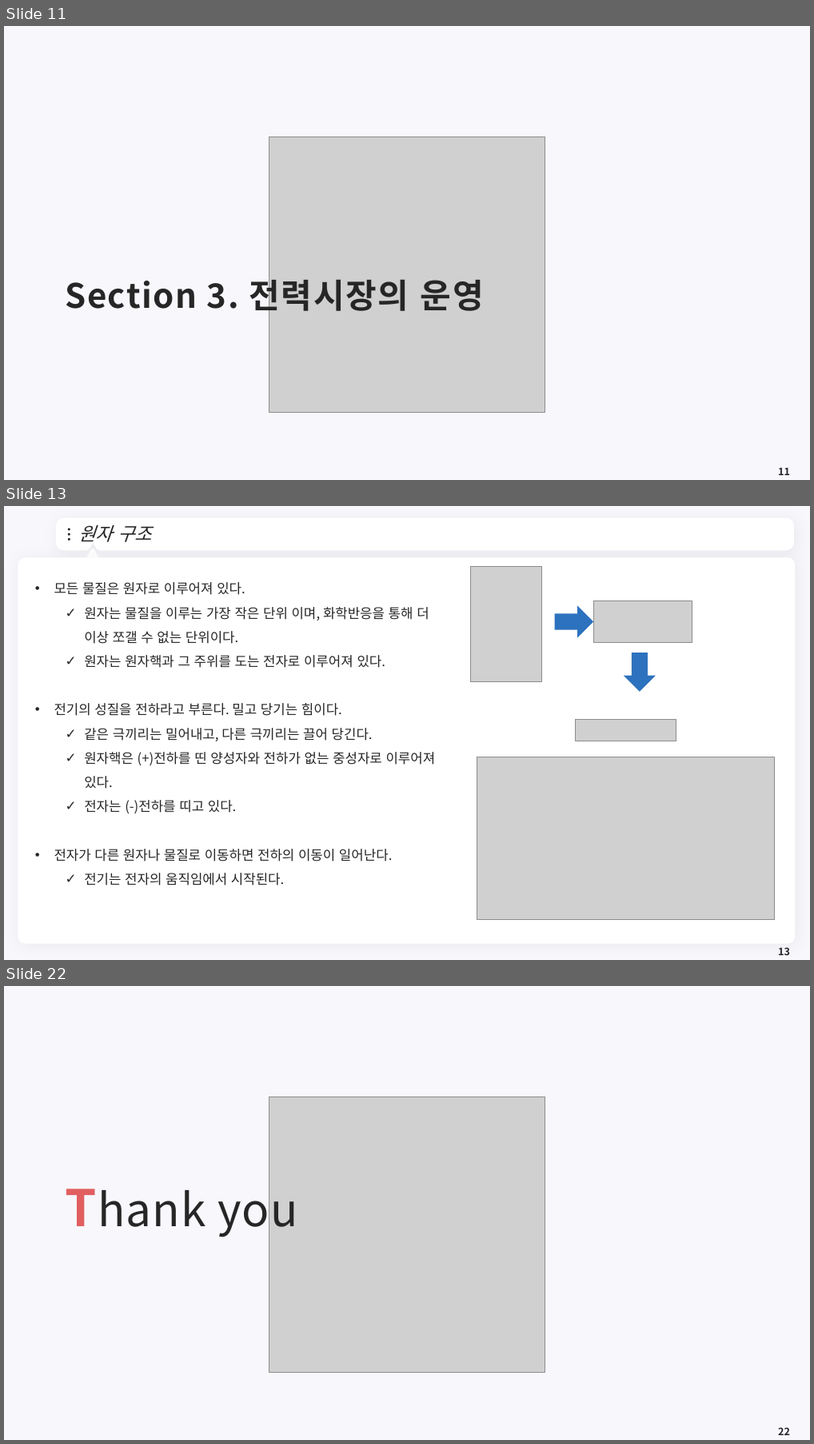
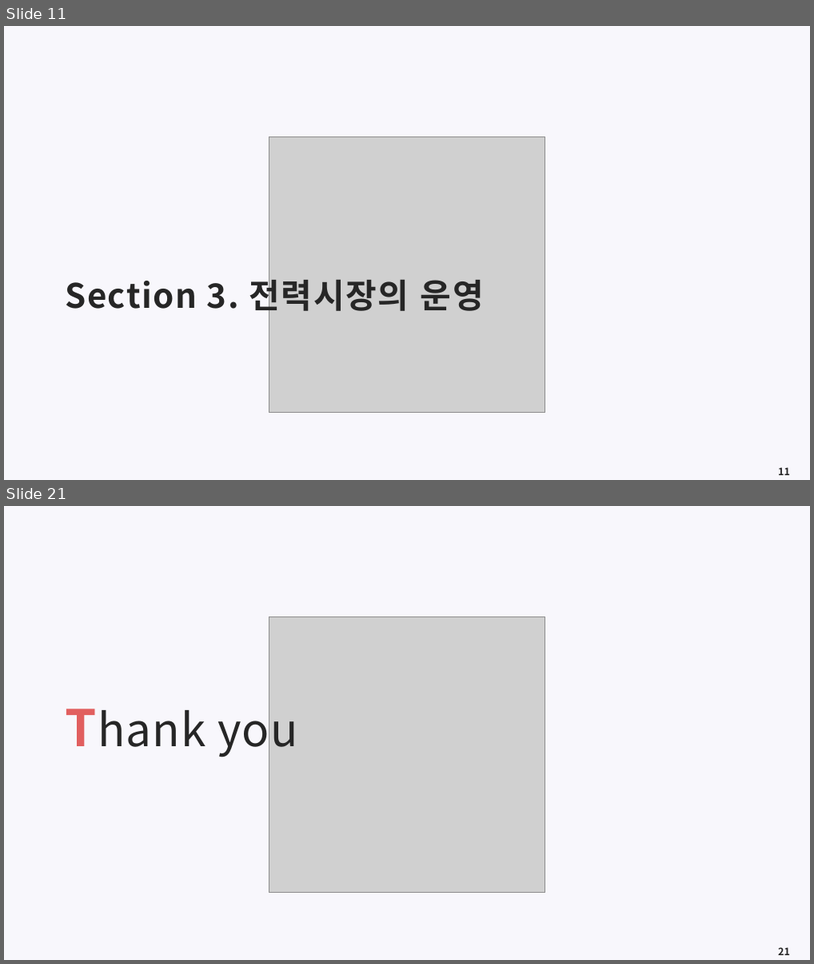
Before and after one commit to meandthey/Teaching, a slide deck: 에너지경제학/자원에너지경제학_Chapter_7 (전력시장).pptx. Shown one above the other, each under a label of ours: slides 11, 13 and 22 before the commit, slides 11 and 21 after it; the slides between them are not shown. The pictures are 814x1444 and 814x964 pixels, drawn with LibreOffice and Linux fonts; fonts in the diff are those of the drawing; grey boxes stand for pictures; background and template pictures are left out. Boxes give left, top, right and bottom in pixels: in the first picture for what was removed or moved away, otherwise in the second. Text is boxed around its words. In the diff, an @@ line names an element or a change of style, - is before the commit and + after.

```diff
--- a/에너지경제학/자원에너지경제학_Chapter_7 (전력시장).pptx
+++ b/에너지경제학/자원에너지경제학_Chapter_7 (전력시장).pptx
@@ slide 13 removed at bbox=[4, 506, 810, 960], background #F8F7FC @@
@@ freeform shape removed at bbox=[59, 521, 792, 548] @@
@@ ellipse removed at bbox=[68, 528, 70, 531] @@
@@ title removed at bbox=[78, 525, 151, 542] @@
-원자 구조
@@ ellipse removed at bbox=[68, 533, 70, 536] @@
@@ ellipse removed at bbox=[68, 538, 70, 540] @@
@@ triangle removed at bbox=[86, 550, 99, 562] @@
@@ freeform shape removed at bbox=[775, 530, 782, 540] @@
@@ rounded rectangle removed at bbox=[18, 557, 796, 944] @@
@@ picture removed at bbox=[470, 567, 542, 682] @@
@@ text removed at bbox=[54, 582, 436, 885] @@
-• 모든 물질은 원자로 이루어져 있다.
-  ✓ 원자는 물질을 이루는 가장 작은 단위 이며, 화학반응을 통해 더 이상 쪼갤 수 없는 단위이다.
-  ✓ 원자는 원자핵과 그 주위를 도는 전자로 이루어져 있다.
-• 전기의 성질을 전하라고 부른다. 밀고 당기는 힘이다.
-  ✓ 같은 극끼리는 밀어내고, 다른 극끼리는 끌어 당긴다.
-  ✓ 원자핵은 (+)전하를 띤 양성자와 전하가 없는 중성자로 이루어져 있다.
-  ✓ 전자는 (-)전하를 띠고 있다.
-• 전자가 다른 원자나 물질로 이동하면 전하의 이동이 일어난다.
-  ✓ 전기는 전자의 움직임에서 시작된다.
@@ picture removed at bbox=[594, 601, 693, 642] @@
@@ right arrow removed at bbox=[555, 606, 594, 638] @@
@@ right arrow removed at bbox=[624, 652, 656, 692] @@
@@ picture removed at bbox=[576, 719, 677, 740] @@
@@ picture removed at bbox=[477, 756, 774, 919] @@
@@ page number removed at bbox=[778, 947, 790, 955] @@
-13
@@ what was slide 22 is now slide 21 @@
@@ page number at bbox=[778, 947, 790, 955]: text changed @@
-22
+21
```
Also in this commit, not shown: 3 slides changed, 6 slides added, 6 other slides removed, 2 other files.
